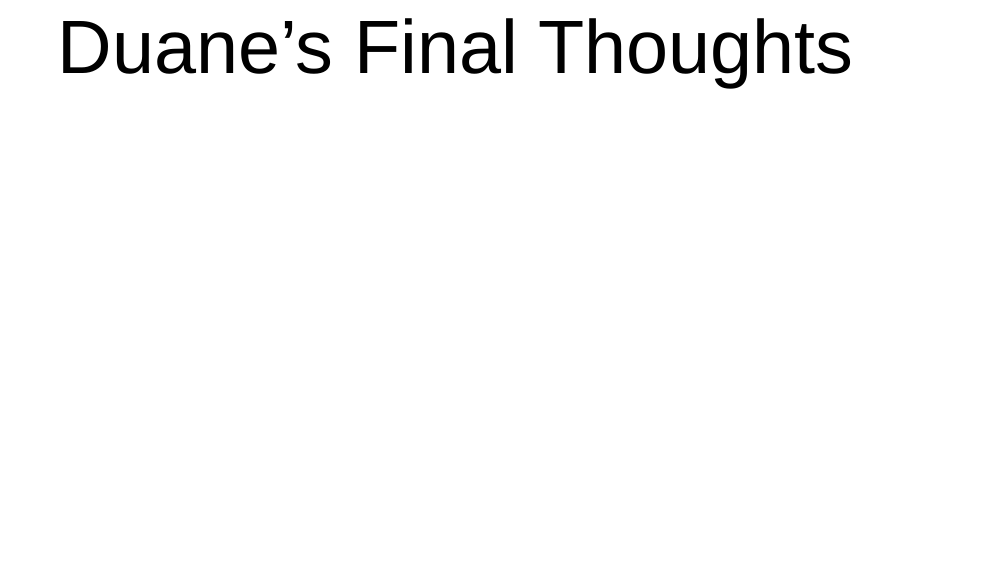
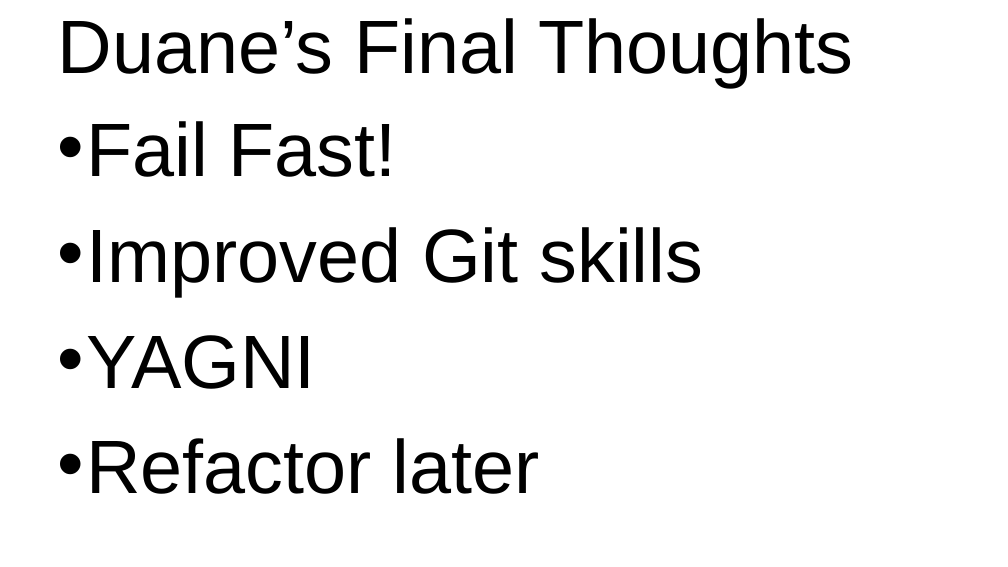
Before and after one commit to csgray/cs372-battleship, a slide deck: slide 9 of development_process/presentation.pptx. Drawn at 1008x567 pixels with LibreOffice and Linux fonts; fonts in the diff are those of the drawing; background and template pictures are left out. Boxes give left, top, right and bottom in pixels: in the first picture for what was removed or moved away, otherwise in the second. Text is boxed around its words. In the diff, an @@ line names an element or a change of style, - is before the commit and + after.

Commit message:
Final thoughts added

```diff
--- a/development_process/presentation.pptx
+++ b/development_process/presentation.pptx
@@ text added at box(58, 121, 704, 494), 72 pt, text #000000 @@
+• Fail Fast!
+• Improved Git skills
+• YAGNI
+• Refactor later
```
